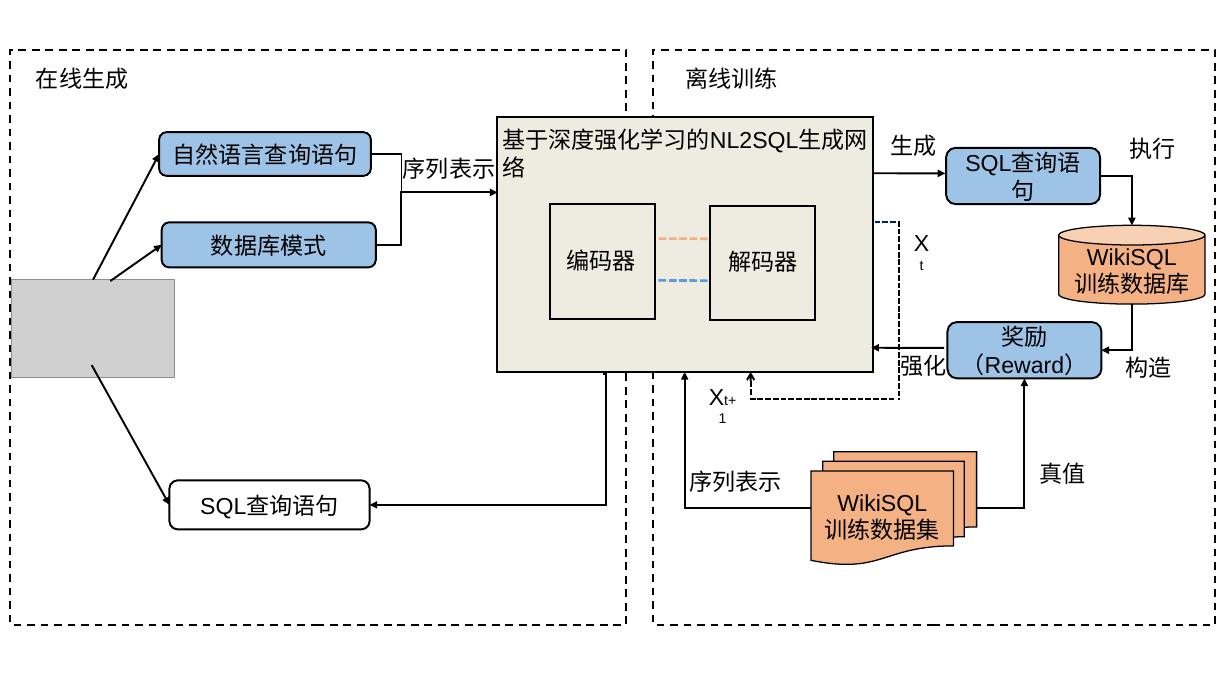
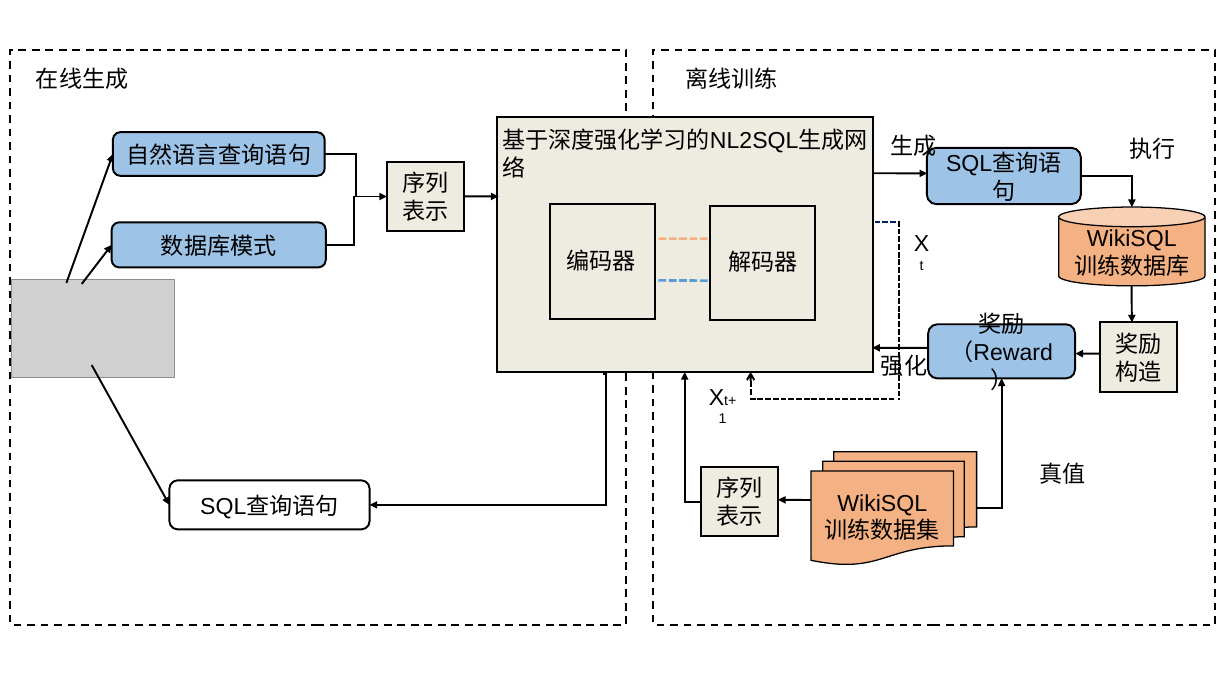
Before and after one commit to xyx323/SJTUThesis, a slide deck: slide 1 of 论文图/nl2sqlapproach.pptx. Drawn at 1232x693 pixels with LibreOffice and Linux fonts; fonts in the diff are those of the drawing; grey boxes stand for pictures. Boxes give left, top, right and bottom in pixels: in the first picture for what was removed or moved away, otherwise in the second. Text is boxed around its words. In the diff, an @@ line names an element or a change of style, - is before the commit and + after.

```diff
--- a/论文图/nl2sqlapproach.pptx
+++ b/论文图/nl2sqlapproach.pptx
@@ rounded rectangle "自然语言查询语句": place and size @@
-rounded rectangle "自然语言查询语句" at <box>159,132,371,176</box>
+rounded rectangle "自然语言查询语句" at <box>113,132,324,176</box>
@@ rounded rectangle "SQL查询语句": place and size @@
-rounded rectangle "SQL查询语句" at <box>946,148,1101,204</box>
+rounded rectangle "SQL查询语句" at <box>927,148,1081,204</box>
@@ arrow moved from (93, 280) - (159, 154) to (67, 283) - (113, 154) @@
@@ elbow arrow moved from (371, 154) - (498, 192) to (324, 154) - (387, 197) @@
@@ rectangle "序列": place and size @@
-rectangle "序列" at <box>403,157,495,179</box>
+rectangle "序列" at <box>387,162,464,231</box>
@@ text in rectangle at <box>402,171,448,221</box>: text changed @@
-序列表示
+序列
+表示
@@ arrow moved from (872, 174) - (945, 174) to (872, 174) - (927, 174) @@
@@ elbow arrow moved from (1101, 177) - (1132, 226) to (1081, 177) - (1132, 207) @@
@@ elbow line moved from (376, 245) - (494, 192) to (326, 245) - (387, 197) @@
@@ arrow added from (464, 196) to (499, 197), #000000 1.5 pt @@
@@ cylinder "WikiSQL": place and size @@
-cylinder "WikiSQL" at <box>1059,226,1205,304</box>
+cylinder "WikiSQL" at <box>1059,207,1205,286</box>
@@ rounded rectangle "数据库模式": place and size @@
-rounded rectangle "数据库模式" at <box>162,223,376,268</box>
+rounded rectangle "数据库模式" at <box>112,223,326,268</box>
@@ arrow moved from (110, 281) - (162, 245) to (82, 284) - (112, 245) @@
@@ arrow added from (1132, 286) to (1132, 323), #000000 1.5 pt @@
@@ rounded rectangle "奖励（Reward）": place and size @@
-rounded rectangle "奖励（Reward）" at <box>947,323,1102,379</box>
+rounded rectangle "奖励（Reward）" at <box>929,324,1076,379</box>
@@ vertical alignment top to middle; fill none to #EEECE1; outline none to #000000 1.5 pt in 3 elements at <box>701,467,777,536</box>, <box>387,162,464,231</box>, <box>1101,323,1177,392</box> @@
@@ rectangle "奖励构造": place and size @@
-rectangle "奖励构造" at <box>1126,356,1172,378</box>
+rectangle "奖励构造" at <box>1101,323,1177,392</box>
@@ elbow arrow removed from (1132, 304) to (1102, 350) @@
@@ text "强化" rewrapped from <box>900,354,946,376</box> to <box>881,352,927,379</box> @@
@@ arrow moved from (872, 348) - (945, 348) to (872, 348) - (927, 348) @@
@@ arrow added from (1101, 354) to (1076, 354), #000000 1.5 pt @@
@@ text in rectangle at <box>1116,332,1162,382</box>: text changed @@
-构造
+奖励构造
@@ elbow arrow moved from (811, 508) - (685, 372) to (701, 502) - (685, 372) @@
@@ elbow arrow moved from (977, 508) - (1025, 379) to (977, 508) - (1002, 379) @@
@@ rectangle "序列": place and size @@
-rectangle "序列" at <box>689,470,781,492</box>
+rectangle "序列" at <box>701,467,777,536</box>
@@ text in rectangle at <box>716,476,762,526</box>: text changed @@
-序列表示
+序列
+表示
@@ arrow added from (811, 500) to (778, 500), #000000 1.5 pt @@
```
Also in this commit, not shown: 13 other files.
